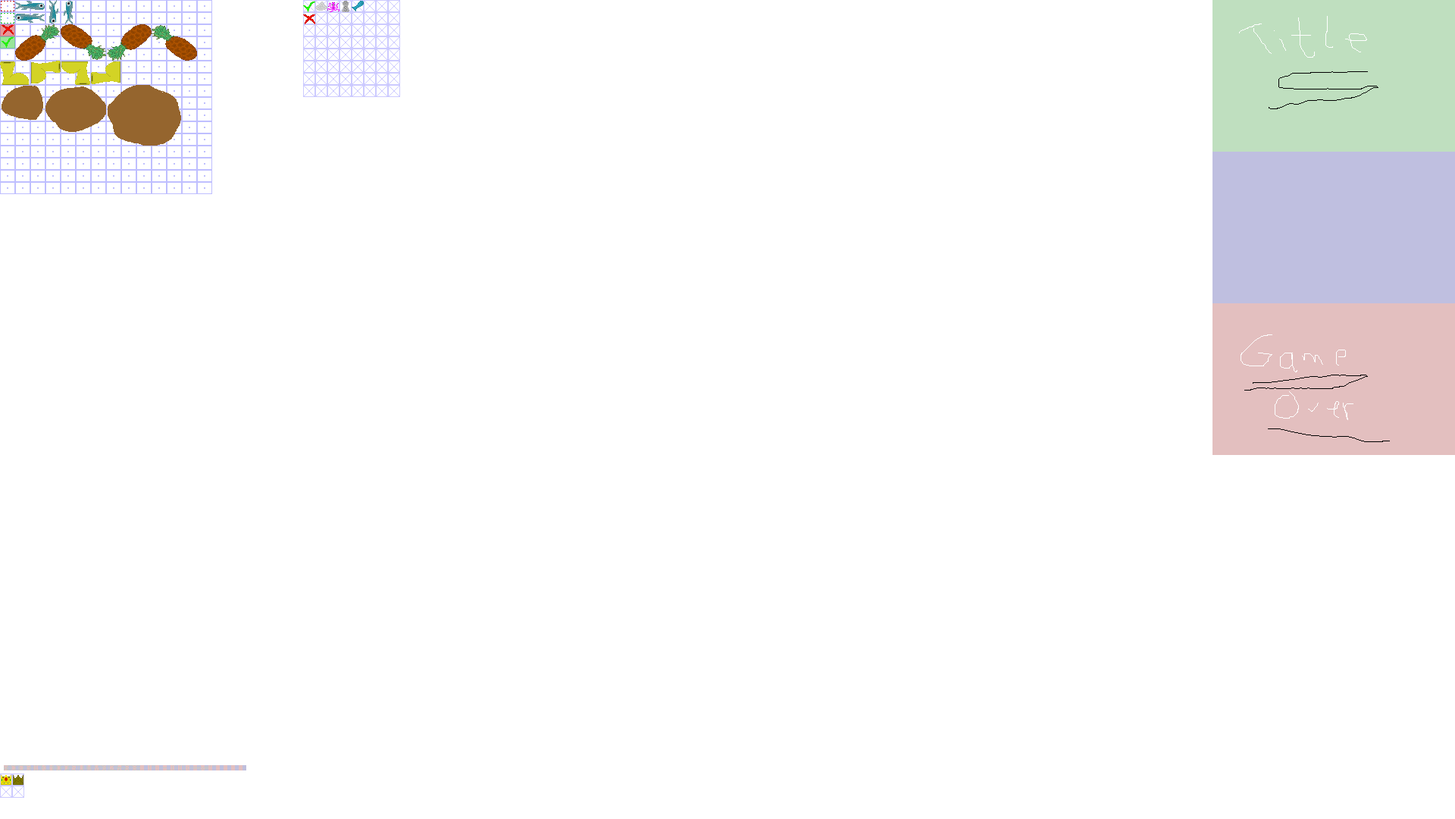
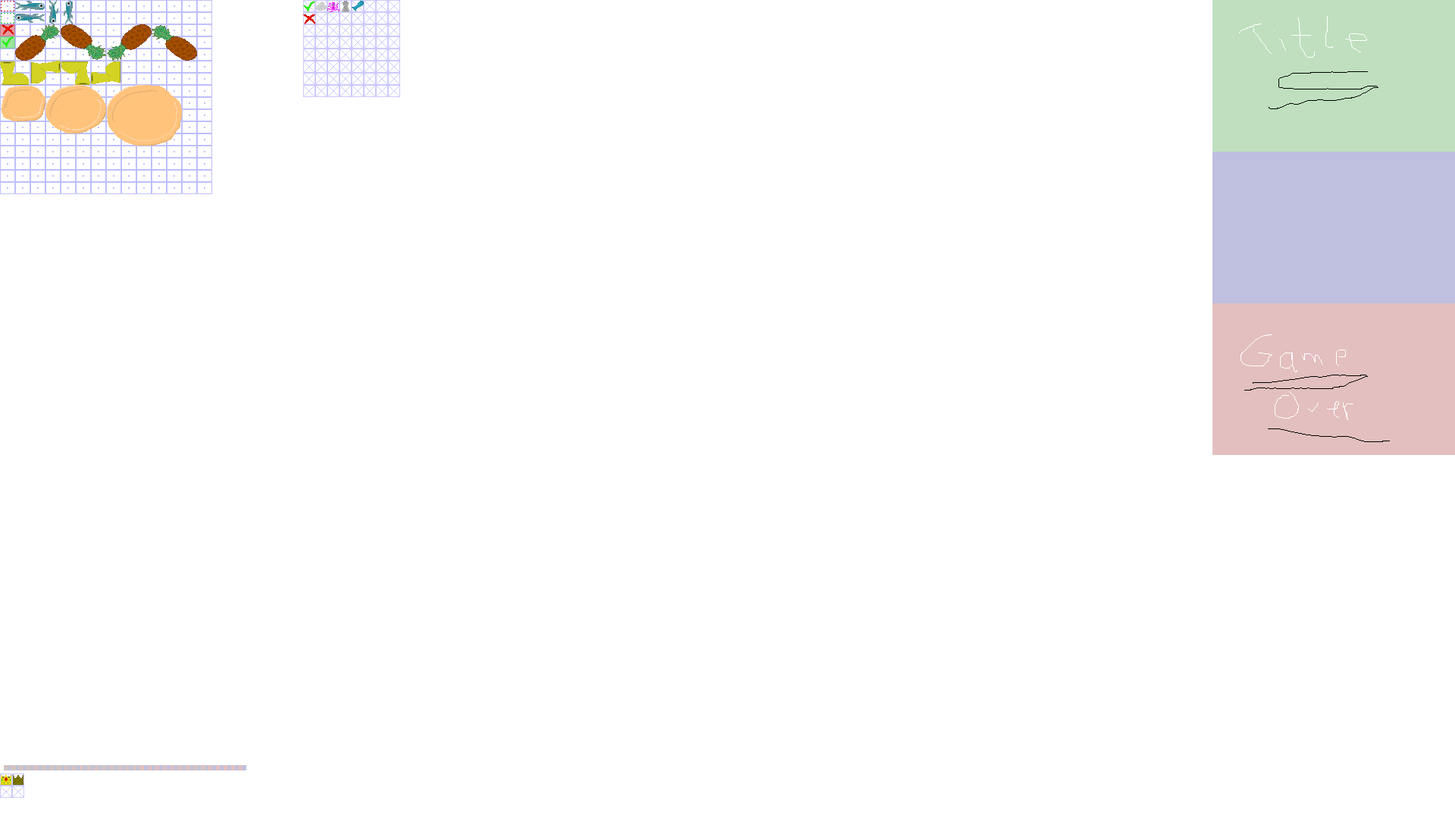
The second (1455, 819) image is a revision of the first. Changes to its layers:
painted on "pizzas" over box(1, 84, 182, 146)
